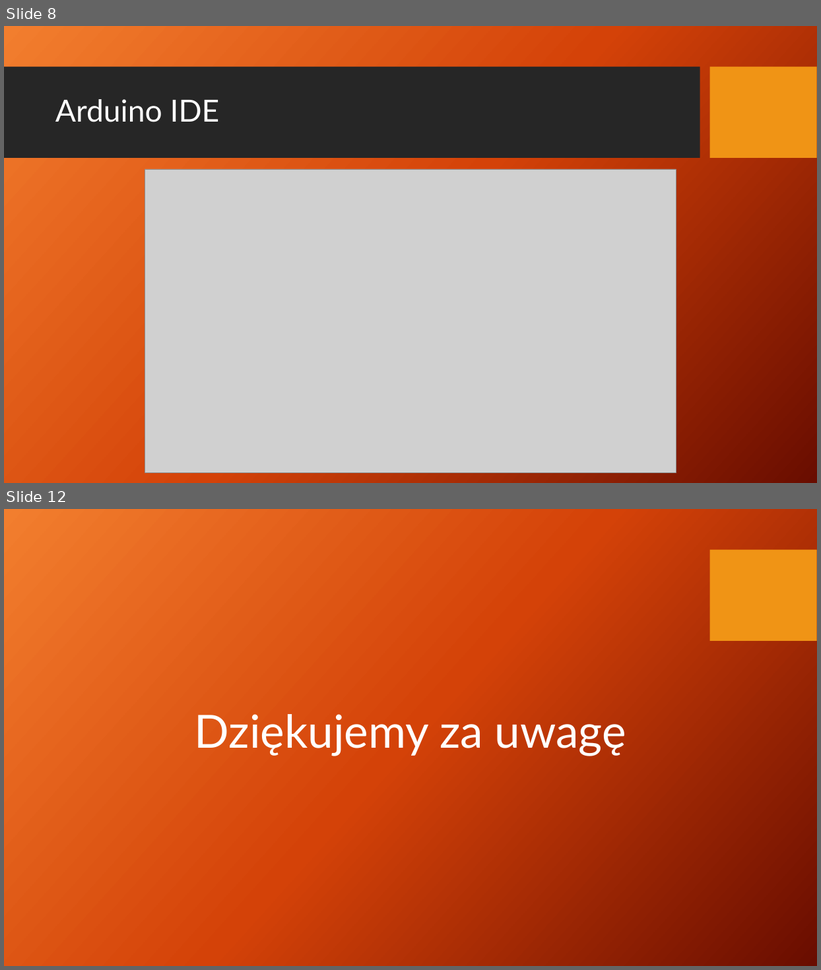
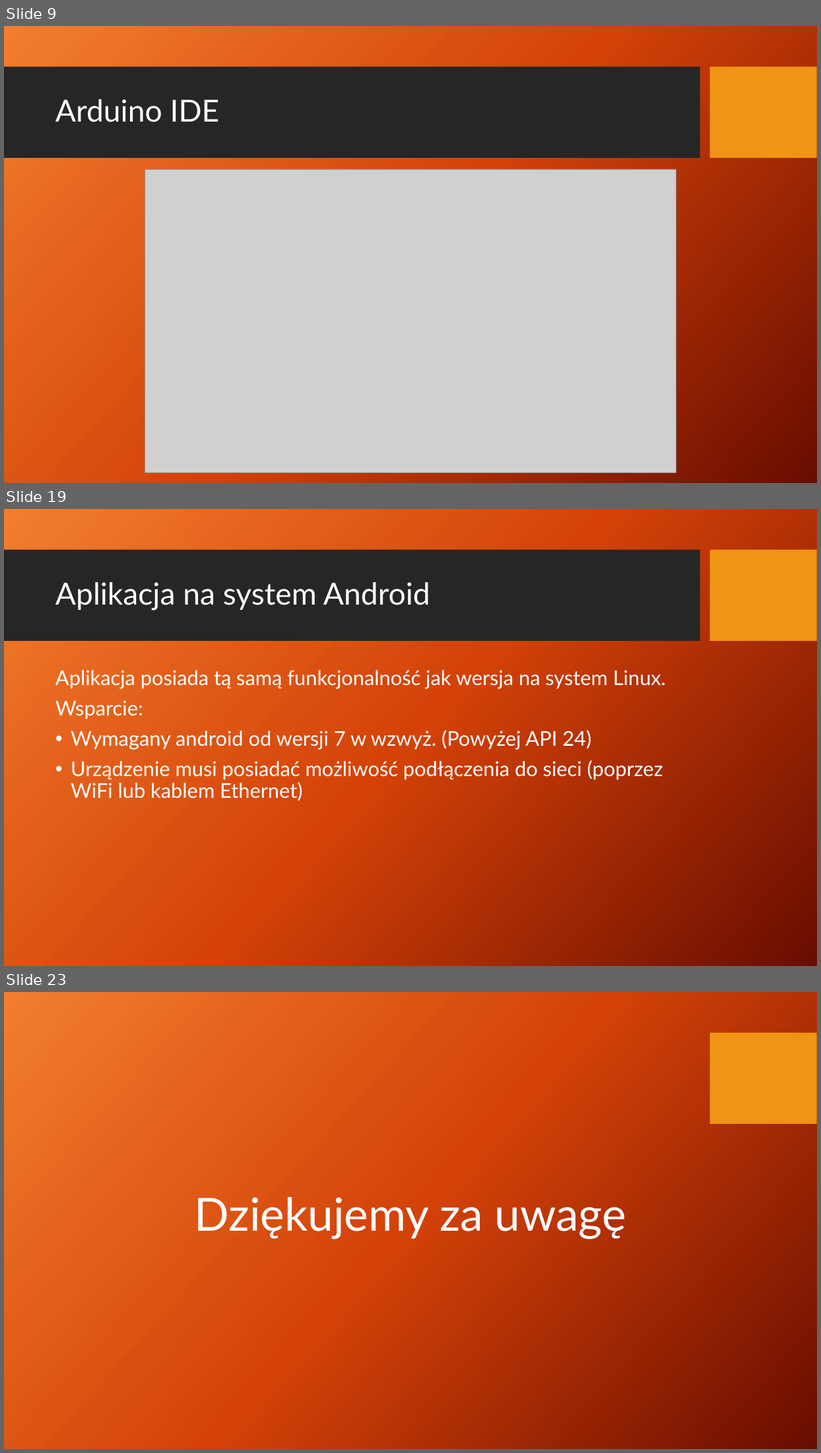
Before and after one commit to AdamStudies-PWR/ProjektZespolowyPWR, a slide deck: przentacja.pptx. Shown one above the other, each under a label of ours: slides 8 and 12 before the commit, slides 9, 19 and 23 after it; the slides between them are not shown. The pictures are 821x970 and 821x1453 pixels, drawn with LibreOffice and Linux fonts; fonts in the diff are those of the drawing; grey boxes stand for pictures; background and template pictures are left out. Boxes give left, top, right and bottom in pixels: in the first picture for what was removed or moved away, otherwise in the second. Text is boxed around its words. In the diff, an @@ line names an element or a change of style, - is before the commit and + after.

```diff
--- a/przentacja.pptx
+++ b/przentacja.pptx
@@ slide 19 added at box(4, 509, 817, 966), background picture (left out); not listed: 2 template elements that a slide beside it also shows @@
@@ title added at box(55, 582, 430, 611), 36 pt, text #FFFFFF @@
+Aplikacja na system Android
@@ text added at box(55, 670, 666, 801), 24 pt, text #FFFFFF @@
+Aplikacja posiada tą samą funkcjonalność jak wersja na system Linux.
+Wsparcie:
+• Wymagany android od wersji 7 w wzwyż. (Powyżej API 24)
+• Urządzenie musi posiadać możliwość podłączenia do sieci (poprzez WiFi lub kablem Ethernet)
@@ what was slide 8 is now slide 9 @@
@@ what was slide 12 is now slide 23 @@
```
Also in this commit, not shown: 4 slides changed, 12 other slides added, 2 slides removed, 1 other file.
